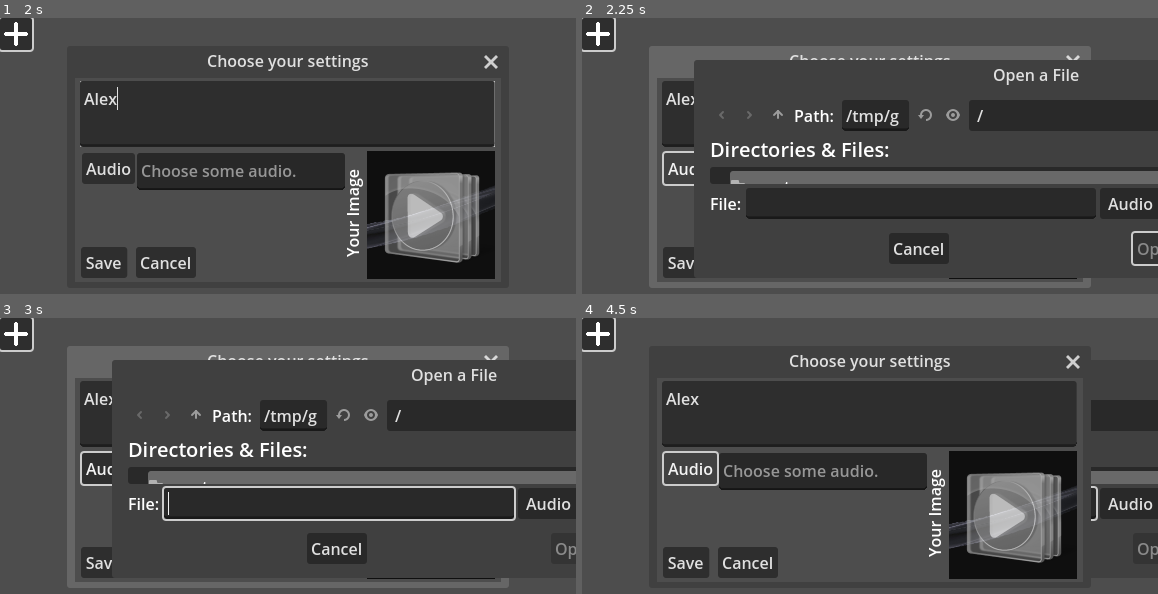
Above: before the commit, frames 1-4 (two rows, left to right).
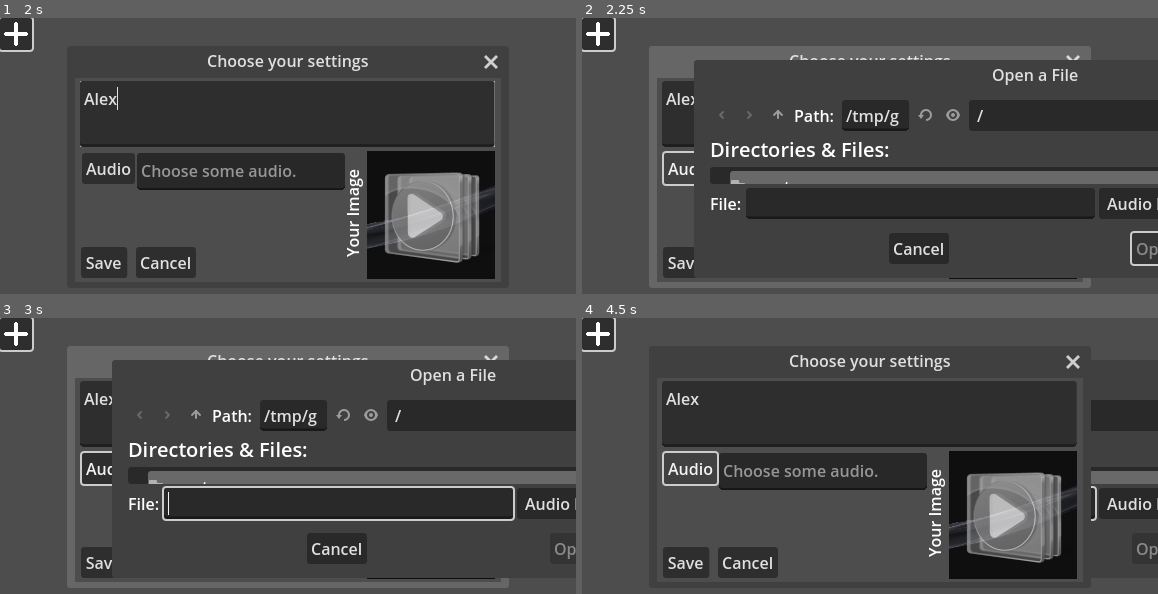
Above: after the commit, the same moments.

Repository: Pacomatic1/Pacos_Simple_GD_Soundboard
Game: Godot game, scene res://assets/scenes/playloadwindow/playaudiowindow.tscn
The game is run twice, just before and just after one commit, with the same random seed, the same clock (stepped at 60 frames per second) and the same inputs.
Inputs (mouse positions are in pixels of both pictures, inside the frame that each line leads up to):
- Up to frame 1 (2 s): click (17, 34) at 0.5 s; click (288, 114) at 1.27 s; type "Alex" at 1.35 s
- Up to frame 2 (2.25 s): click "Audio" at 2 s
- Up to frame 3 (3 s): click (432, 513) at 2.75 s
- Up to frame 4 (4.5 s): click (599, 334) at 3.5 s; click "Audio" at 4.25 s

Frame 1 is identical in both runs. In frame 2, 0.6% of the frame differs, in the area x 71-100%, y 18-90%; in frame 3, 0.6%; in frame 4, 0.3%.

Commit message:
Audio mod window can retrieve text

Diff:
--- a/assets/scenes/audiocustomizewindow/audiocustomizewindow.gd
+++ b/assets/scenes/audiocustomizewindow/audiocustomizewindow.gd
@@ -7,11 +7,10 @@
 var unique_sound_id
 func when_given_information(unique_id):
 	unique_sound_id = unique_id
-	# TODO: See if there is already something with the same unique id
-	var check_for_existing_id = FileAccess.open("user://profiles/" + $/root/GlobalModule.CurrentProfile + "/soundeffects/" + unique_sound_id + '/', FileAccess.READ)
-	print(error_string(FileAccess.get_open_error()))
-
-
+	# First, Load sound data
+	var check_for_existing_id = FileAccess.open("user://profiles/" + $/root/GlobalModule.CurrentProfile + "/soundeffects/" + unique_sound_id + '/title.txt', FileAccess.READ)
+	if FileAccess.get_open_error() == 0:
+		$Node/TextName/TextEdit.text = FileAccess.get_file_as_string("user://profiles/" + $/root/GlobalModule.CurrentProfile + "/soundeffects/" + unique_sound_id + '/title.txt')
 
 
 # This stuff is for selecting an audio file.
